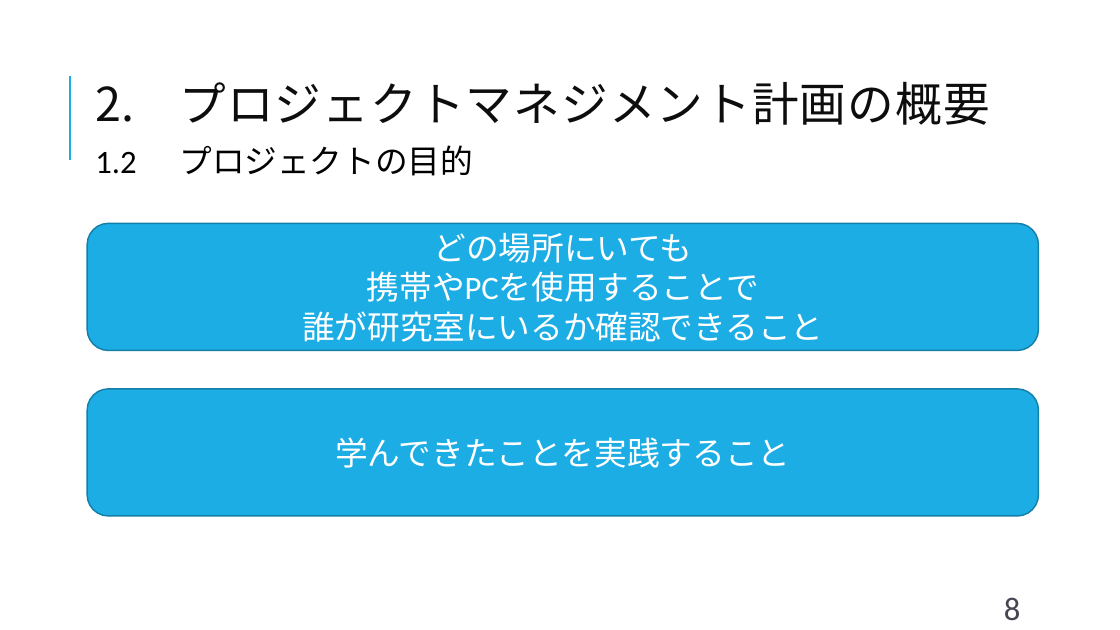
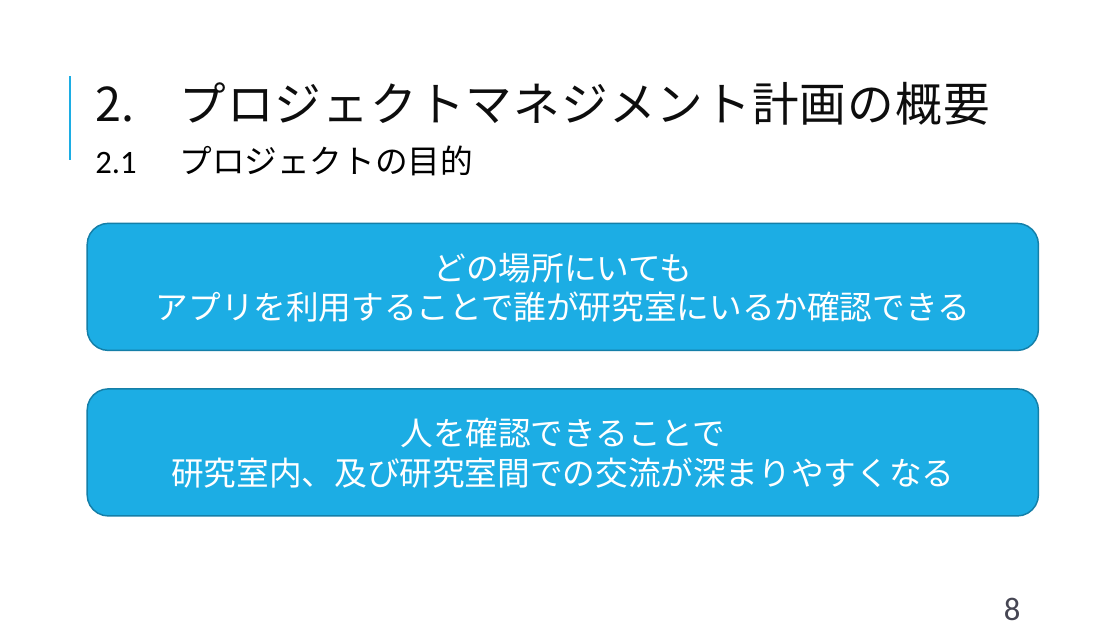
Before and after one commit to shimoda-a/pmpractice, a slide deck: slide 8 of yabuki-a/PM演習矢吹a/PM演習_中間報告_矢吹研A班.pptx. Drawn at 1120x630 pixels with LibreOffice and Linux fonts; fonts in the diff are those of the drawing. Boxes give left, top, right and bottom in pixels: in the first picture for what was removed or moved away, otherwise in the second. Text is boxed around its words. In the diff, an @@ line names an element or a change of style, - is before the commit and + after.

```diff
--- a/yabuki-a/PM演習矢吹a/PM演習_中間報告_矢吹研A班.pptx
+++ b/yabuki-a/PM演習矢吹a/PM演習_中間報告_矢吹研A班.pptx
@@ text at <box>95,145,473,176</box>: text changed @@
-1.2 プロジェクトの目的
+2.1 プロジェクトの目的
@@ text in rounded rectangle at <box>156,291,970,322</box>: text changed @@
-携帯やPCを使用することで
-誰が研究室にいるか確認できること
+アプリを利用することで誰が研究室にいるか確認できる
@@ text in rounded rectangle at <box>171,417,954,488</box>: text changed @@
-学んできたことを実践すること
+人を確認できることで
+研究室内、及び研究室間での交流が深まりやすくなる
```
Also in this commit, not shown: 9 other slides changed, 3 slides added, 5 slides removed, 1 other file.
